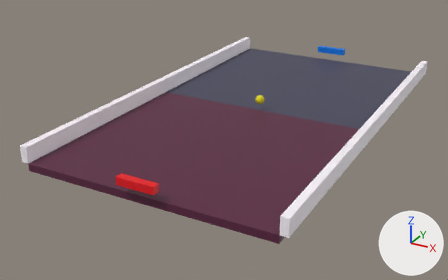
A saved change to the Blender file graphics/pong2p-obstacles.blend.
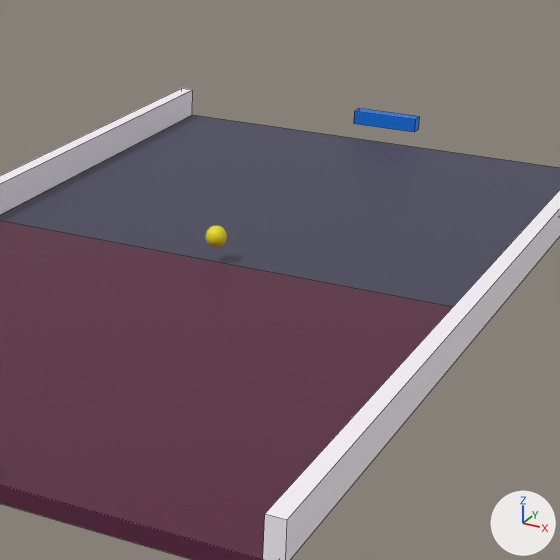
There are two pictures of each version: one whole from a 50 mm lens placed at (11.09, -23.45, 9.89), pointed at (-1.09, -1.3, -1.19), one close up on the part from 38% to 90% of the width and 0% to 84% of the height. The lights are fixed; the arrows at lower right show +X, +Y and +Z. The close-ups show mesh edges as thin lines.

Before the edit, the objects in view are built like this:
```python
ob_box_000 = bpy.data.objects.new('box.000', me_cube_004)
ob_box_000.location = (-1.65, 0.0, 0.0)
ob_box_000.scale = (0.15, 1.5, 0.325)
ob_box_001 = bpy.data.objects.new('box.001', me_cube_005)
ob_box_001.location = (1.65, 0.0, 0.0)
ob_box_001.scale = (0.15, 1.5, 0.325)
ob_box_002 = bpy.data.objects.new('box.002', me_cube_006)
ob_box_002.location = (-0.01, -1.35, 0.0)
ob_box_002.rotation_euler = (0.0, 0.0, 1.571)  # degrees (0, 0, 90)
ob_box_002.scale = (0.15, 0.8, 0.325)
ob_box_003 = bpy.data.objects.new('box.003', me_cube_007)
ob_box_003.location = (0.01, 1.35, 0.0)
ob_box_003.rotation_euler = (0.0, 0.0, -1.58)  # degrees (0, 0, -91)
ob_box_003.scale = (0.15, 0.75, 0.325)
ob_court2 = bpy.data.objects.new('court2', me_plane)
ob_court2.location = (0.0, 0.0, 0.0)
ob_court2.scale = (5.0, 4.5, 1.0)
# also in view: 'court1' at (0.0, 4.5, -0.15); 'boundary2' at (-5.15, 0.0, 0.32); 'boundary1' at (5.15, 0.0, 0.32); 'paddle2' at (0.02, 9.15, 0.5)
```
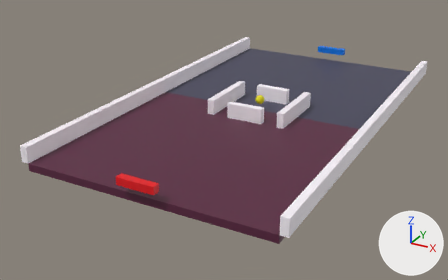
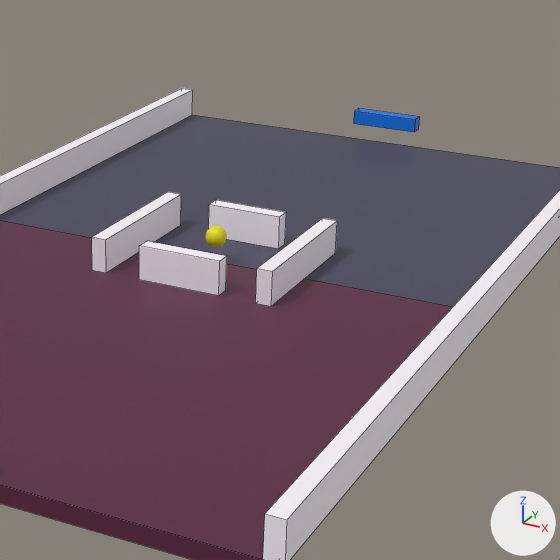
Changed parts and their boxes [x1, y1, x2, y2] in the close-ups (560 x 560 px):
'box.000', shown: after [92, 192, 181, 273]
'box.001', shown: after [256, 218, 337, 306]
'box.002', shown: after [139, 241, 227, 296]
'box.003', shown: after [209, 200, 286, 249]

The change in detail:
Object 'box.000' (ob_box_000) is now shown.
Object 'box.001' (ob_box_001) is now shown.
Object 'box.002' (ob_box_002) is now shown.
Object 'box.003' (ob_box_003) is now shown.
